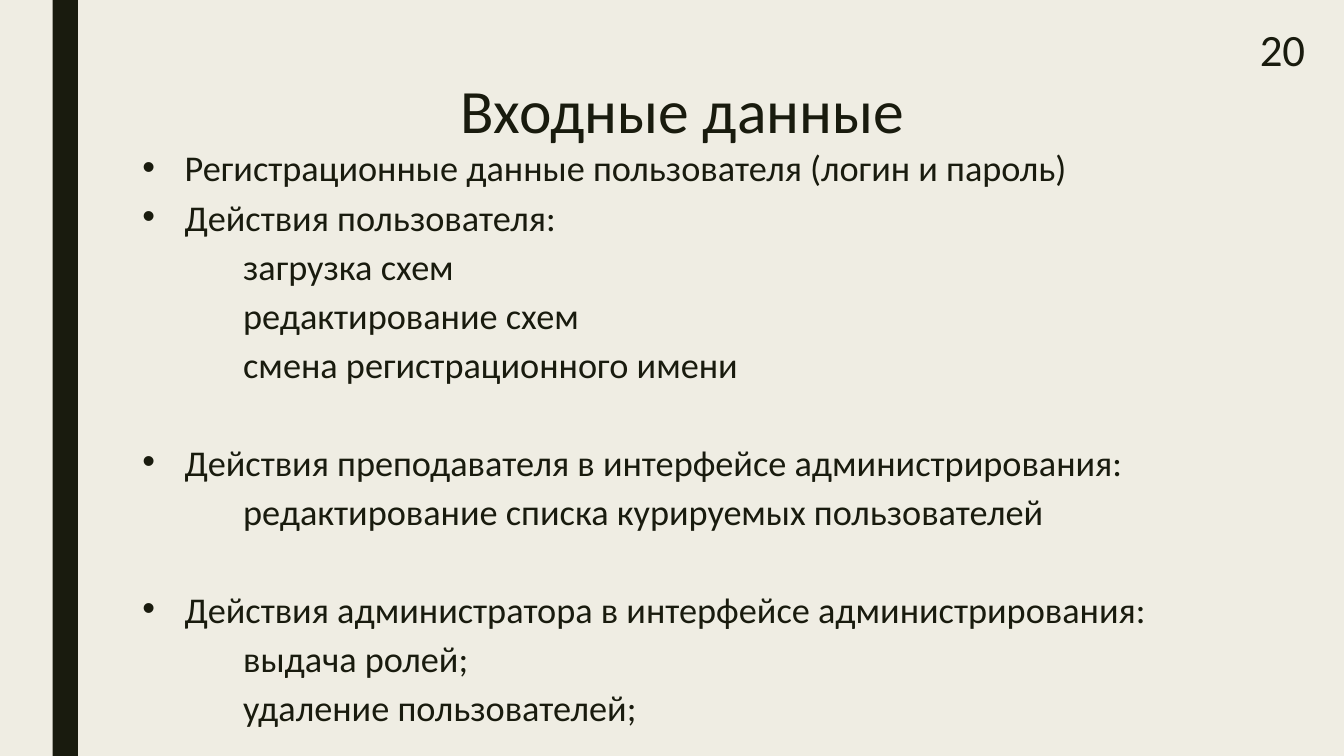
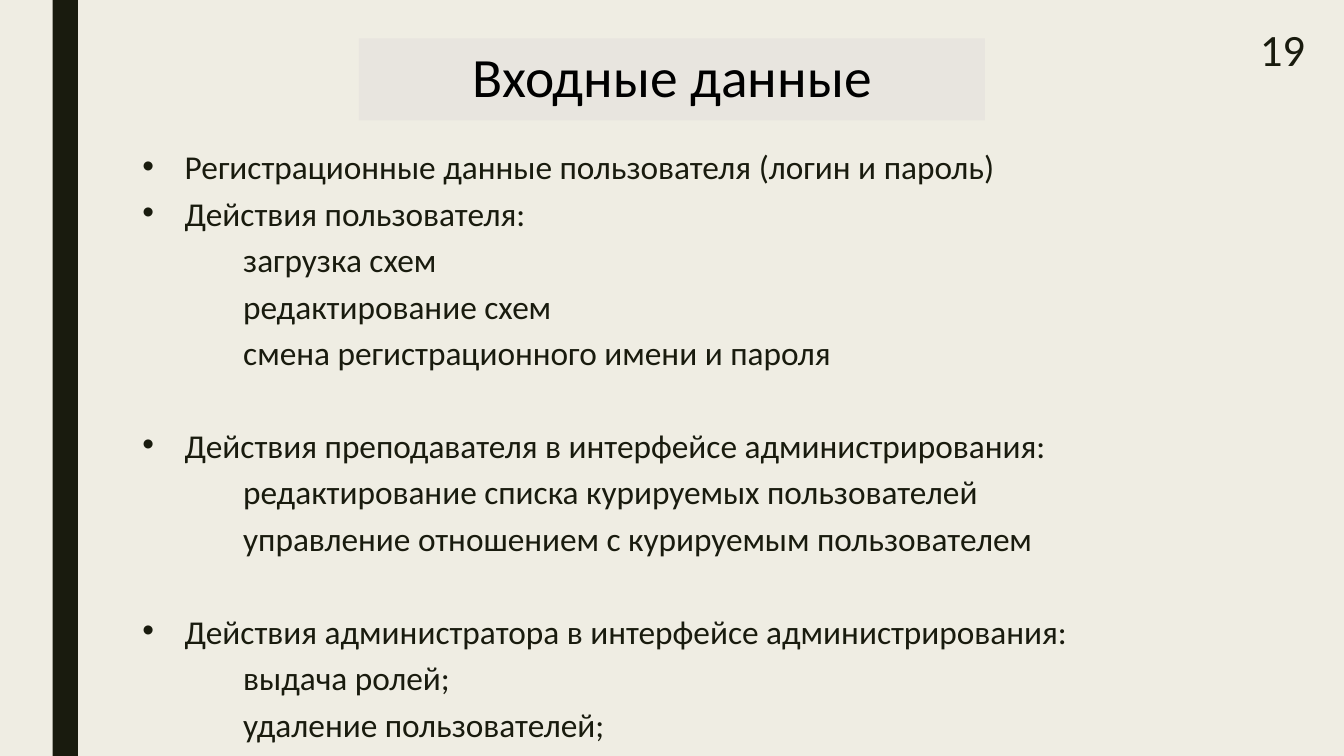
Before and after one commit to samarsky-canary/dragon, a slide deck: slide 19 of dizdocs/bakalavr.pptx (slide 20 before the commit). Drawn at 1344x756 pixels with LibreOffice and Linux fonts; fonts in the diff are those of the drawing. Boxes give left, top, right and bottom in pixels: in the first picture for what was removed or moved away, otherwise in the second. Text is boxed around its words. In the diff, an @@ line names an element or a change of style, - is before the commit and + after.

```diff
--- a/dizdocs/bakalavr.pptx
+++ b/dizdocs/bakalavr.pptx
@@ title "Входные данные": place and size @@
-title "Входные данные" at bbox=[460, 93, 904, 143]
+title "Входные данные" at bbox=[359, 38, 985, 120]
@@ title "Входные данные" at bbox=[359, 38, 985, 120]: size 44 to 39.6 pt, text colour #191B0E to #000000; vertical alignment top to middle; fill none to #E8E5DF; outline none to #897B61 2.75 pt @@
@@ page number at bbox=[1260, 37, 1305, 66]: text changed @@
-20
+19
@@ text at bbox=[185, 155, 1067, 743]: size 25.9 to 23.8 pt in "Регистрационные данные пользователя (логин и пароль)", "Действия пользователя:", "загрузка схем", "редактирование схем" and 5 more places @@
@@ text at bbox=[243, 349, 830, 371]: text changed; size 25.9 to 23.8 pt @@
-смена регистрационного имени
+смена регистрационного имени и пароля
@@ text at bbox=[243, 535, 1032, 557]: paragraph added @@
+управление отношением с курируемым пользователем
```
Also in this commit, not shown: 21 other slides changed, 1 slide added, 3 slides removed, 5 other files.
